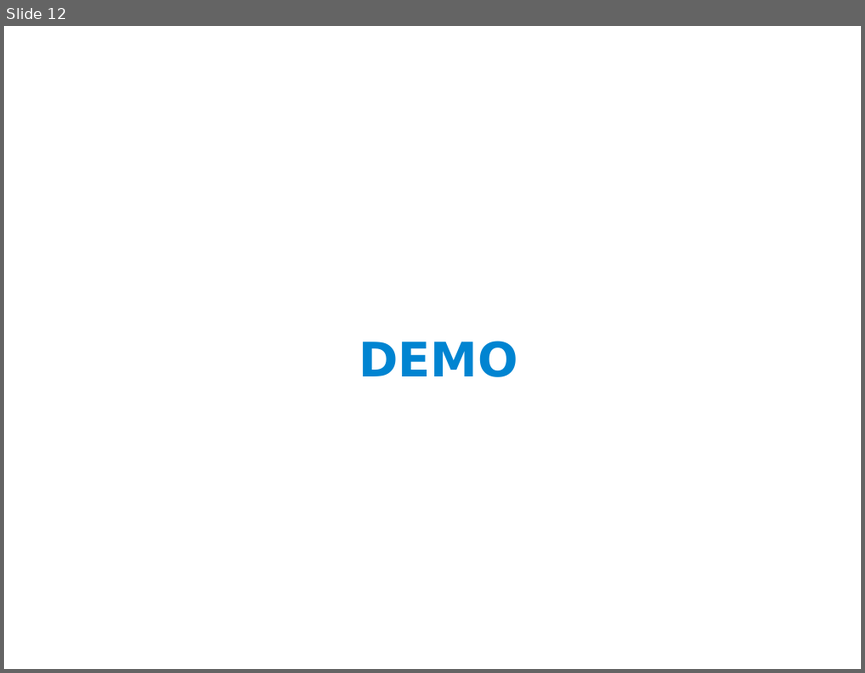
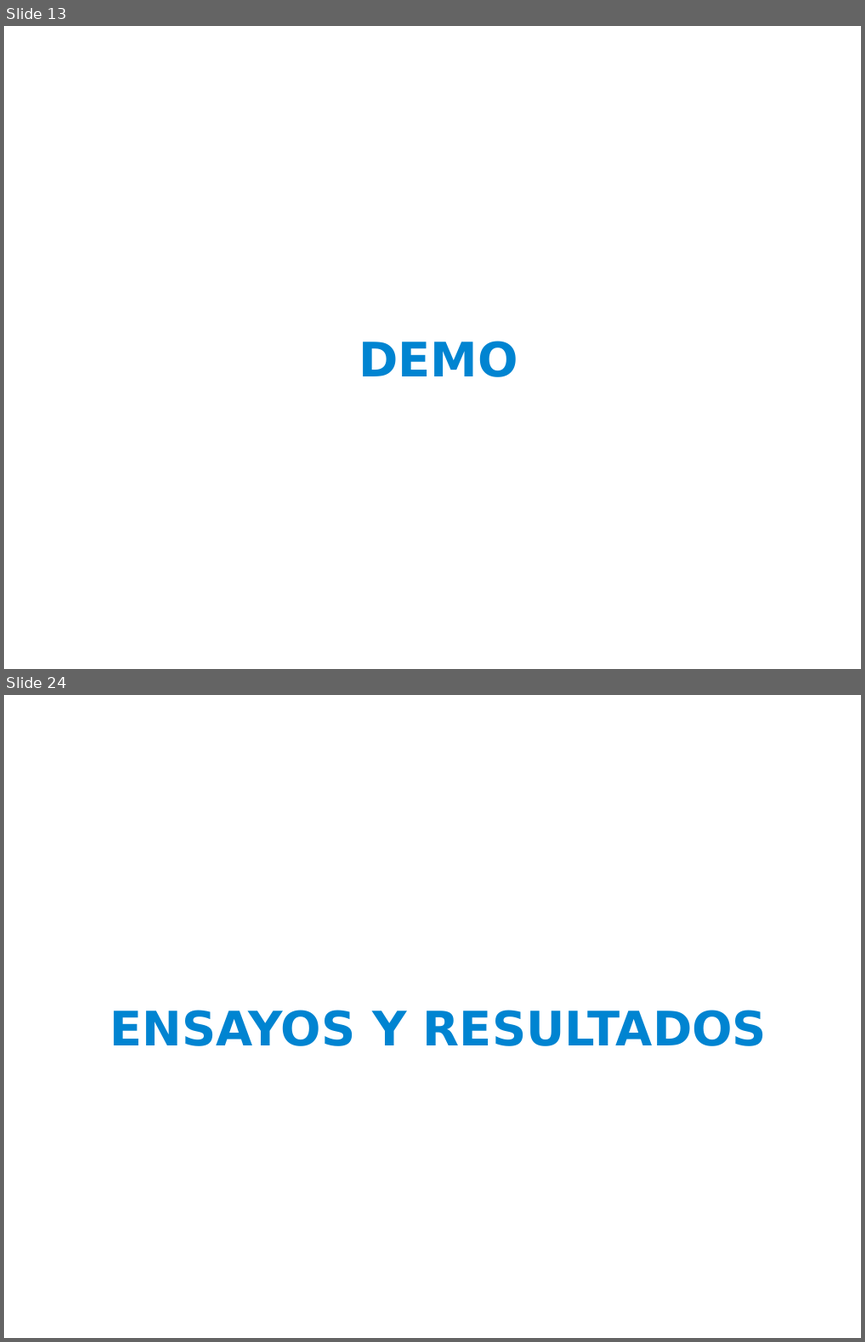
Before and after one commit to ernesto-g/tpfinalcese, a slide deck: presentacion/presentacion_v1.odp. Shown one above the other, each under a label of ours: slide 12 before the commit, slides 13 and 24 after it; the slides between them are not shown. The pictures are 865x673 and 865x1342 pixels, drawn with LibreOffice and Linux fonts; fonts in the diff are those of the drawing; background and template pictures are left out. Boxes give left, top, right and bottom in pixels: in the first picture for what was removed or moved away, otherwise in the second. Text is boxed around its words. In the diff, an @@ line names an element or a change of style, - is before the commit and + after.

```diff
--- a/presentacion/presentacion_v1.odp
+++ b/presentacion/presentacion_v1.odp
@@ slide 24 added at (4,695,861,1338), background picture (left out) @@
@@ title added at (109,1009,766,1046), 44 pt, text #0084D1, bold @@
+ENSAYOS Y RESULTADOS
@@ what was slide 12 is now slide 13 @@
```
Also in this commit, not shown: 6 slides changed, 6 other slides added, 4 slides removed.
